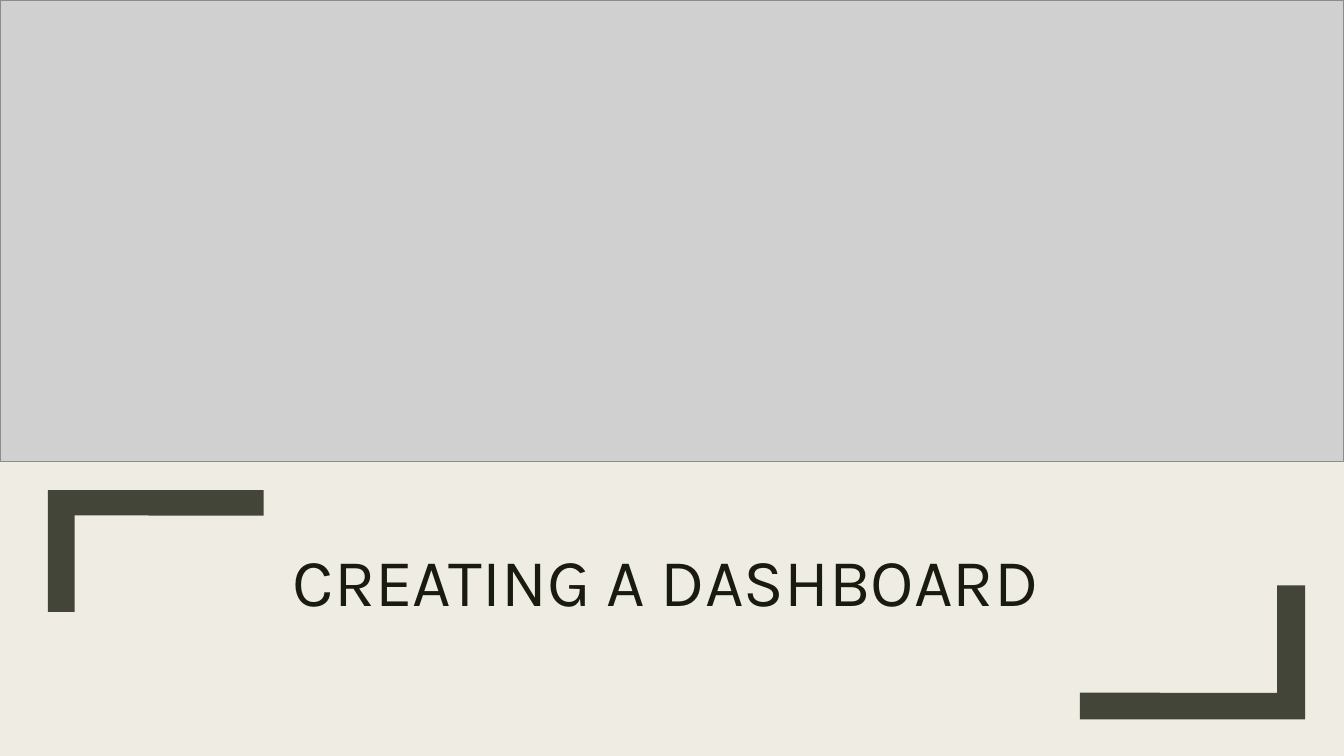
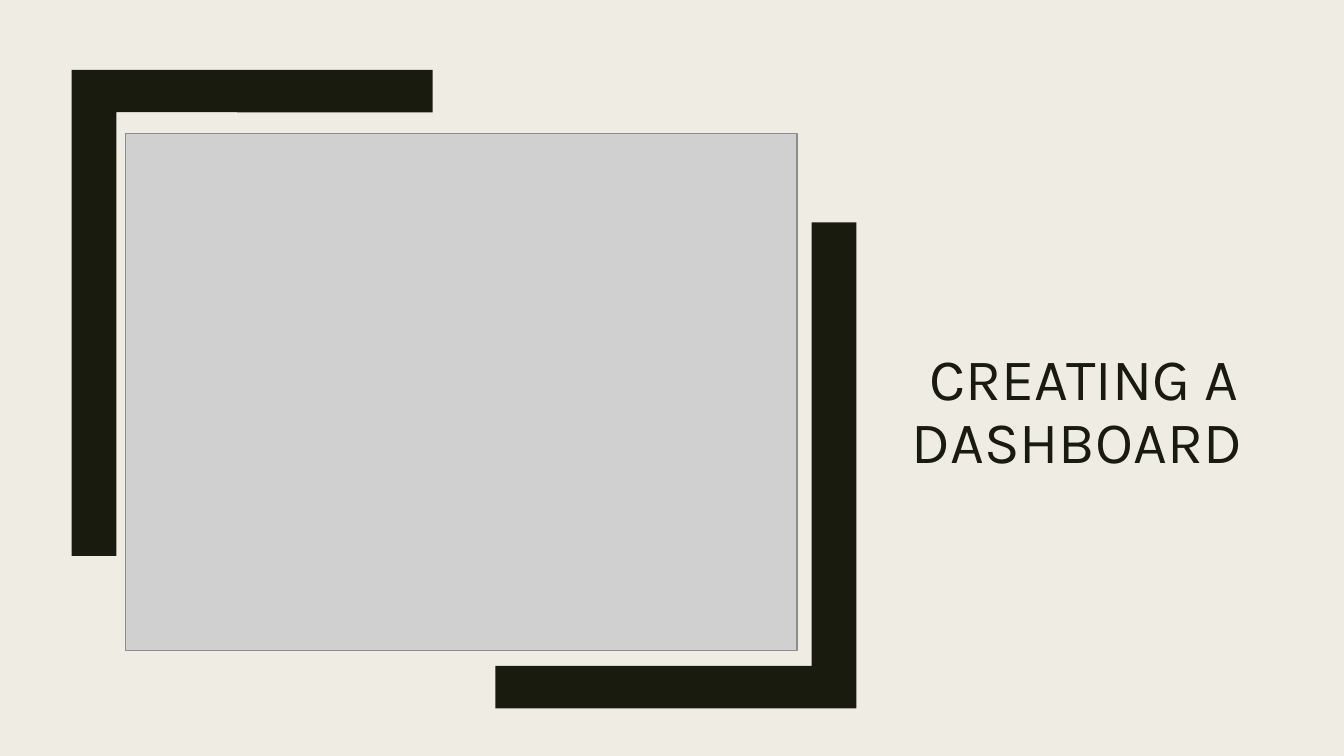
Before and after one commit to caspercrause/Integrating-R-and-Power-BI, a slide deck: slide 8 of Ex_Files_Microsoft_PowerBI_Desktop/Powerpoint tutorials/Importing Data into Power BI with an R script.pptx. Drawn at 1344x756 pixels with LibreOffice and Linux fonts; fonts in the diff are those of the drawing; grey boxes stand for pictures. Boxes give left, top, right and bottom in pixels: in the first picture for what was removed or moved away, otherwise in the second. Text is boxed around its words. In the diff, an @@ line names an element or a change of style, - is before the commit and + after.

```diff
--- a/Ex_Files_Microsoft_PowerBI_Desktop/Powerpoint tutorials/Importing Data into Power BI with an R script.pptx
+++ b/Ex_Files_Microsoft_PowerBI_Desktop/Powerpoint tutorials/Importing Data into Power BI with an R script.pptx
@@ picture removed at <box>0,0,1344,462</box> @@
@@ freeform shape added at <box>72,70,433,556</box>, fill #191B0E @@
@@ title "CREATING A DASHBOARD": place and size @@
-title "CREATING A DASHBOARD" at <box>293,563,1038,607</box>
+title "CREATING A DASHBOARD" at <box>912,362,1242,464</box>
@@ title "CREATING A DASHBOARD" at <box>912,362,1242,464</box>: size 48 to 42 pt @@
@@ picture added at <box>126,133,798,650</box> @@
@@ freeform shape added at <box>496,223,857,709</box>, fill #191B0E @@
@@ freeform shape removed at <box>48,490,264,612</box> @@
@@ freeform shape removed at <box>1080,586,1305,720</box> @@
```
Also in this commit, not shown: 2 other slides changed.
